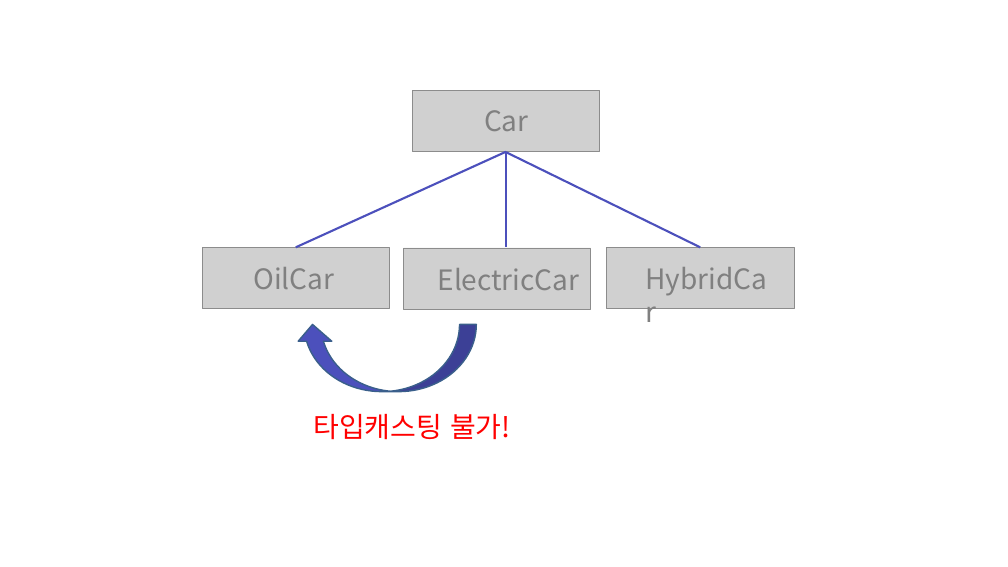
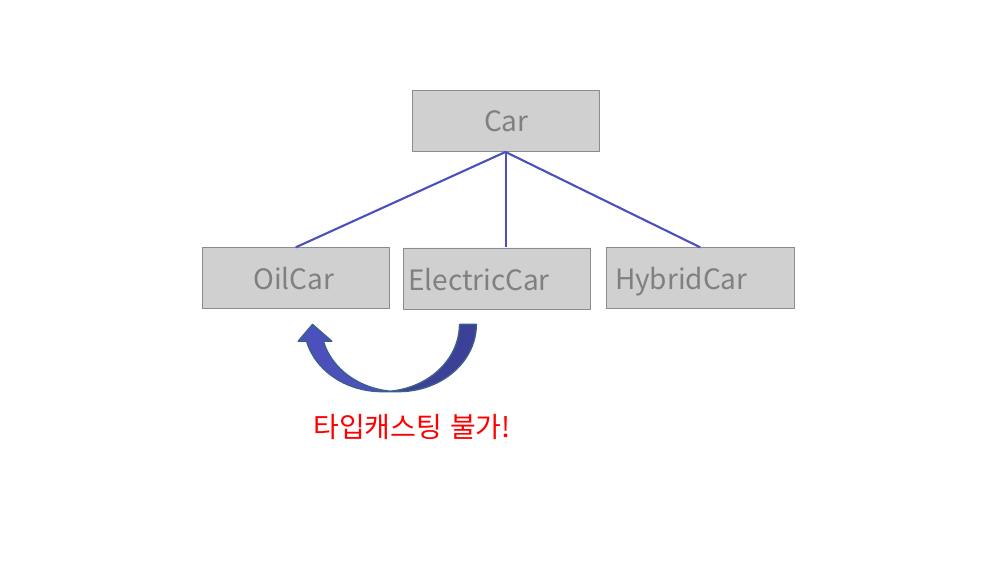
Before and after one commit to zest132/JavaLecture, a slide deck: slide 13 of JavaLecture/LectureFile/java 11강 인터페이스와다형성.pptx. Drawn at 1008x567 pixels with LibreOffice and Linux fonts; fonts in the diff are those of the drawing; grey boxes stand for pictures. Boxes give left, top, right and bottom in pixels: in the first picture for what was removed or moved away, otherwise in the second. Text is boxed around its words. In the diff, an @@ line names an element or a change of style, - is before the commit and + after.

```diff
--- a/JavaLecture/LectureFile/java 11강 인터페이스와다형성.pptx
+++ b/JavaLecture/LectureFile/java 11강 인터페이스와다형성.pptx
@@ text "ElectricCar": place and size @@
-text "ElectricCar" at [438, 268, 580, 290]
+text "ElectricCar" at [408, 268, 550, 290]
@@ text "HybridCar" rewrapped from [640, 259, 781, 297] to [615, 267, 748, 295] @@
```
Also in this commit, not shown: 6 other slides changed, 31 slides added, 23 slides removed, 26 other files.
